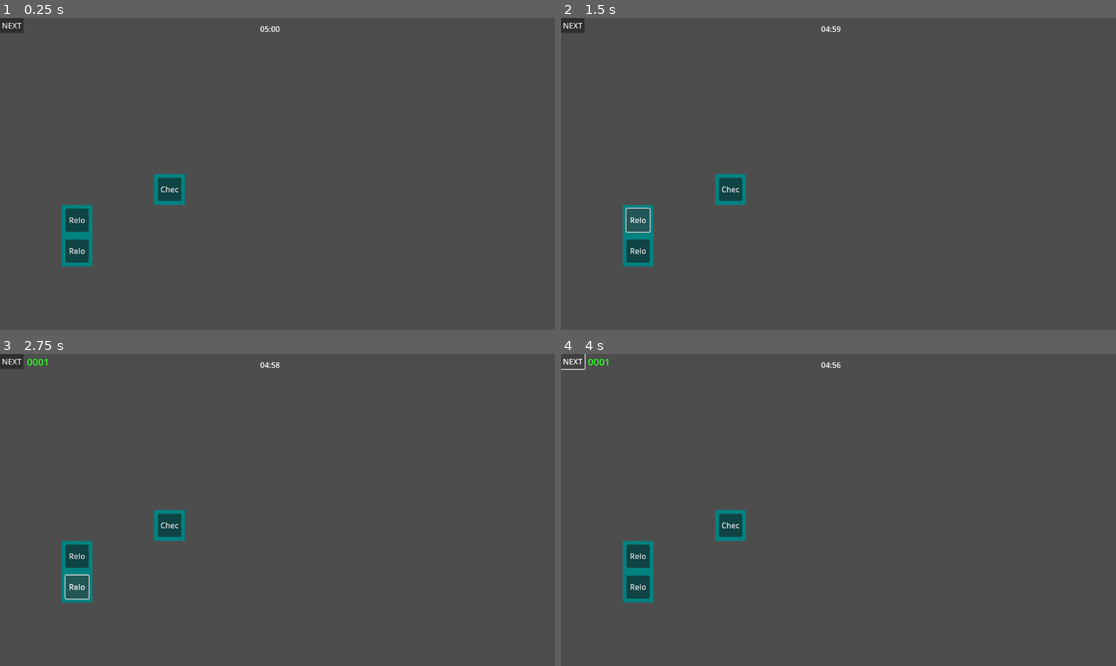
Above: before the commit, frames 1-4 (two rows, left to right).
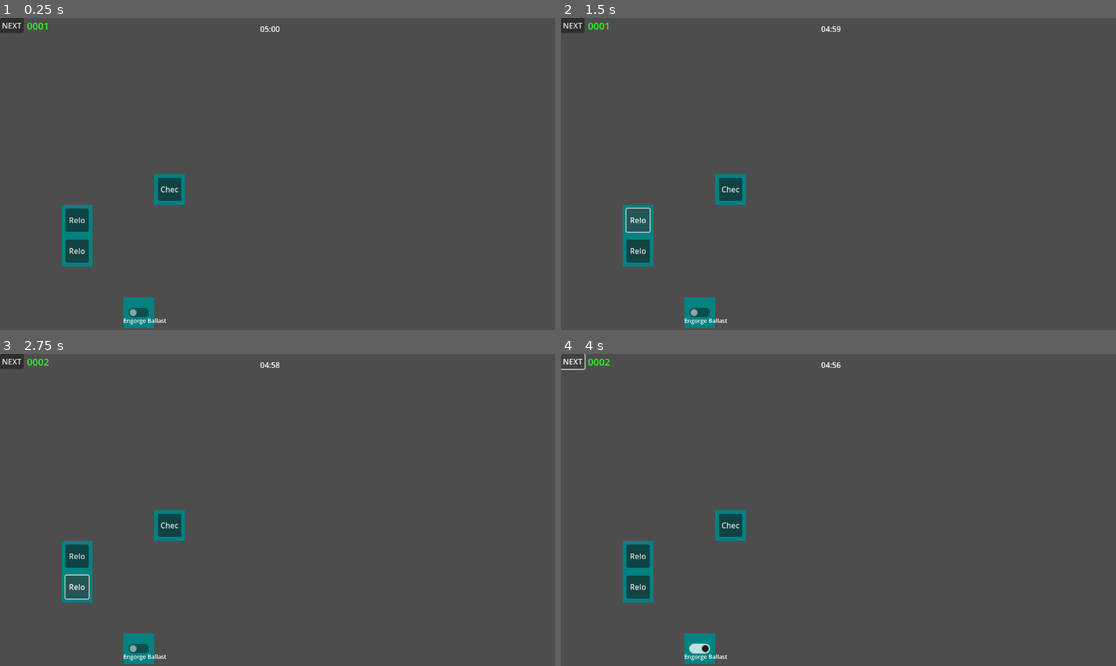
Above: after the commit, the same moments.

Repository: Carth501/team-ferret
Game: Godot game, scene res://scenes/cubicle.tscn
Same seed, same stepped clock (60 frames per second), same inputs: the game is played once before the commit and once after it.
Inputs (mouse positions are in pixels of both pictures, inside the frame that each line leads up to):
- Up to frame 1 (0.25 s): no input
- Up to frame 2 (1.5 s): click "Check Character Positions" at 0.5 s; click "Reload Models" at 1.25 s
- Up to frame 3 (2.75 s): click "Reload Character Models" at 2 s
- Up to frame 4 (4 s): click (699, 647) at 2.77 s; click "NEXT" at 3.5 s

The runs differ from the first frame. In frame 1, 0.6% of the frame differs, in the area x 4-30%, y 1-100%; in frame 2, 0.6%; in frame 3, 0.6%; in frame 4, 0.6%.

Commit message:
implement switch generation

Diff:
--- a/data/control_list.json
+++ b/data/control_list.json
@@ -1,4 +1,10 @@
 [
+	{
+		"label": "Engorge Ballast",
+		"id": "engorge_ballast",
+		"type": "switch",
+		"offset": [4, 4]
+	},
 	{
 		"label": "Check Character Positions",
 		"id": "check_char_pos",
--- a/data/error_list.json
+++ b/data/error_list.json
@@ -15,4 +15,10 @@
 			"reload_char_models",
 		]
 	},
+	{
+		"id": "0003",
+		"pattern": [
+			"engorge_ballast",
+		]
+	},
 ]
--- a/data/level_list.json
+++ b/data/level_list.json
@@ -10,6 +10,10 @@
 			{
 				"id": "0002",
 				"time": 5.8,
+			},
+			{
+				"id": "0003",
+				"time": 0.1,
 			}
 		]
 	},
--- a/scenes/control_pallet.tscn
+++ b/scenes/control_pallet.tscn
@@ -1,7 +1,7 @@
 [gd_scene load_steps=3 format=3 uid="uid://1agrbthdo7br"]
 
 [ext_resource type="PackedScene" uid="uid://bnf6vxxb7xsr3" path="res://scenes/modules/button.tscn" id="1_cl3k8"]
-[ext_resource type="PackedScene" uid="uid://d32ginpnucq0p" path="res://scenes/modules/lever.tscn" id="2_kq38g"]
+[ext_resource type="PackedScene" uid="uid://d32ginpnucq0p" path="res://scenes/modules/switch.tscn" id="2_kq38g"]
 
 [node name="Control" type="Control"]
 layout_mode = 3
--- a/scenes/modules/button.tscn
+++ b/scenes/modules/button.tscn
@@ -1,6 +1,6 @@
 [gd_scene load_steps=2 format=3 uid="uid://bnf6vxxb7xsr3"]
 
-[ext_resource type="Script" path="res://scripts/control_scripts/button_module.gd" id="1_lk1ta"]
+[ext_resource type="Script" path="res://scripts/modules/button_module.gd" id="1_2qjgx"]
 
 [node name="button" type="Control" node_paths=PackedStringArray("button_object")]
 layout_mode = 3
@@ -11,7 +11,7 @@
 offset_bottom = -584.0
 grow_horizontal = 2
 grow_vertical = 2
-script = ExtResource("1_lk1ta")
+script = ExtResource("1_2qjgx")
 button_object = NodePath("Button")
 
 [node name="ColorRect" type="ColorRect" parent="."]
--- a/scenes/modules/lever.tscn
+++ b/scenes/modules/switch.tscn
@@ -1,6 +1,8 @@
-[gd_scene format=3 uid="uid://d32ginpnucq0p"]
+[gd_scene load_steps=2 format=3 uid="uid://d32ginpnucq0p"]
 
-[node name="lever" type="Control"]
+[ext_resource type="Script" path="res://scripts/modules/switch_module.gd" id="1_ow6tp"]
+
+[node name="switch" type="Control" node_paths=PackedStringArray("button_obj", "label_obj")]
 layout_mode = 3
 anchors_preset = 15
 anchor_right = 1.0
@@ -9,6 +11,9 @@
 offset_bottom = -584.0
 grow_horizontal = 2
 grow_vertical = 2
+script = ExtResource("1_ow6tp")
+button_obj = NodePath("CheckButton")
+label_obj = NodePath("Label")
 
 [node name="ColorRect" type="ColorRect" parent="."]
 layout_mode = 0
@@ -31,3 +36,5 @@
 offset_right = 44.0
 offset_bottom = 44.0
 scale = Vector2(1.45, 1.45)
+
+[connection signal="pressed" from="CheckButton" to="." method="button_pressed"]
--- a/scripts/cubicle.gd
+++ b/scripts/cubicle.gd
@@ -58,24 +58,34 @@
 func create_module_objects():
 	for module_id in module_id_list:
 		var module_definition = dereference_module_id(module_id)
+		var new_module
 		match module_definition.type:
 			"button":
-				create_button(module_definition)
+				new_module = create_button()
+			"switch":
+				new_module = create_switch()
 			_:
 				push_error(str(module_definition.type, " not found. Check spelling."))
+		configure_module(new_module, module_definition)
 
-func create_button(params):
+func create_button() -> abstract_module:
 	var button_scene = load("res://scenes/modules/button.tscn")
-	var button_instance = button_scene.instantiate() as button_module
-	if(button_instance == null):
-		push_error("button instance does not have the script attached")
-	button_instance.name = params.id
-	button_instance.set_id(params.id)
-	button_instance.set_label(params.label)
-	control_panel.add_child(button_instance)
-	button_instance.set_anchors_preset(Control.PRESET_CENTER, false)
-	button_instance.position = Vector2(params.offset[0]*64, params.offset[1]*64)
-	module_obj_dic[params.id] = button_instance
+	return button_scene.instantiate() as button_module
+
+func create_switch() -> abstract_module:
+	var switch_scene = load("res://scenes/modules/switch.tscn")
+	return switch_scene.instantiate() as switch_module
+
+func configure_module(new_module: abstract_module, params):
+	if(new_module == null):
+		push_error("switch instance does not have the script attached")
+	new_module.name = params.id
+	new_module.set_id(params.id)
+	new_module.set_label(params.label)
+	control_panel.add_child(new_module)
+	new_module.set_anchors_preset(Control.PRESET_CENTER, false)
+	new_module.position = Vector2(params.offset[0]*64, params.offset[1]*64)
+	module_obj_dic[params.id] = new_module
 
 func dereference_module_id(id: String):
 	for module_def in data.control_data:
--- /dev/null
+++ b/scripts/modules/switch_module.gd
@@ -0,0 +1,11 @@
+class_name switch_module extends abstract_module
+
+@export var button_obj: Button
+@export var label_obj: Label
+
+func set_label(label: String):
+	label_obj.text = label
+
+func button_pressed():
+	var payload = {"id"= id, "bool"= button_obj.toggle_mode}
+	trigger.emit(payload)
Renamed: scripts/control_scripts/abstract_module.gd -> scripts/modules/abstract_module.gd
Renamed: scripts/control_scripts/button_module.gd -> scripts/modules/button_module.gd
